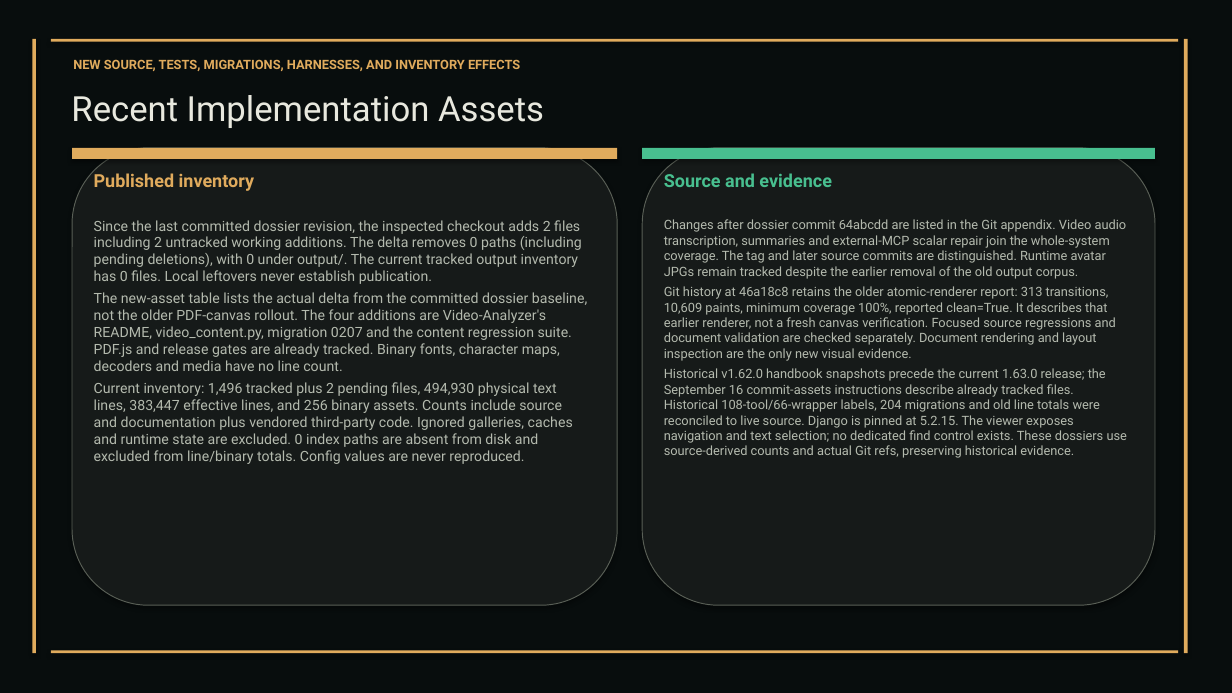
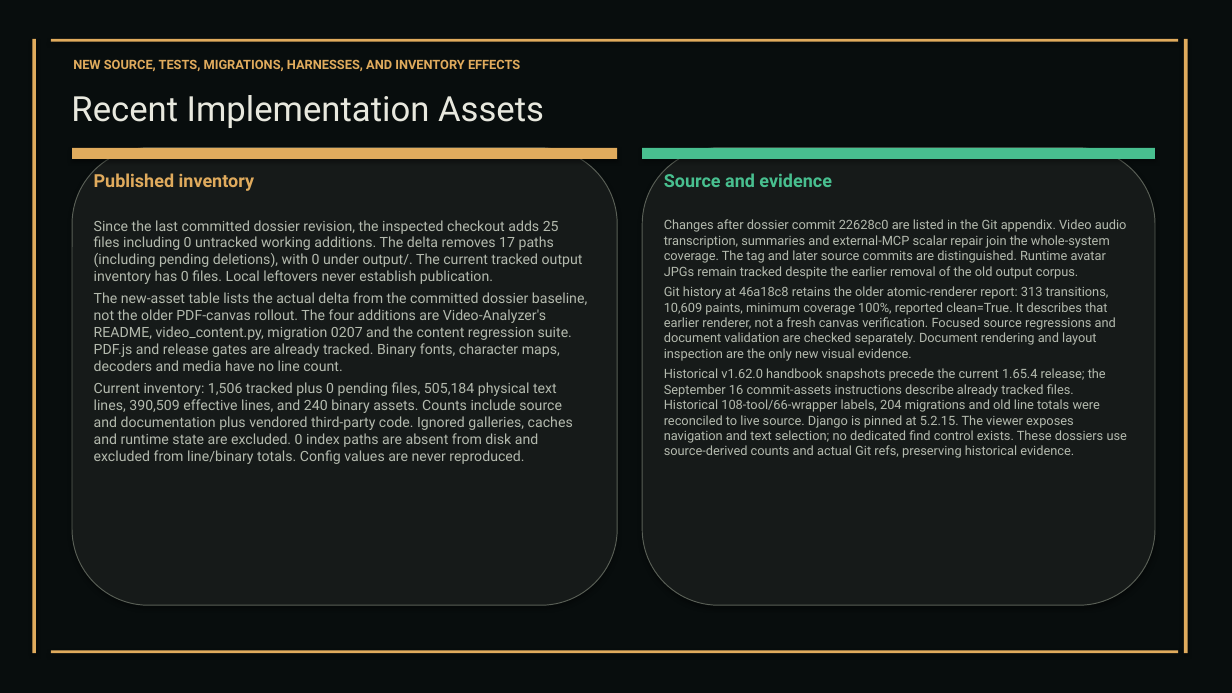
Before and after one commit to XAIHT/Tlamatini, a slide deck: slide 36 of Tlamatini_eXtended_Artificial_Intelligence_Humanly_Tempered.pptx. Drawn at 1232x693 pixels with LibreOffice and Linux fonts; fonts in the diff are those of the drawing. Boxes give left, top, right and bottom in pixels: in the first picture for what was removed or moved away, otherwise in the second. Text is boxed around its words. In the diff, an @@ line names an element or a change of style, - is before the commit and + after.

Commit message:
Bumping visual documentation to 1.65.4, by Tlamatini's-AutoBot.

```diff
--- a/Tlamatini_eXtended_Artificial_Intelligence_Humanly_Tempered.pptx
+++ b/Tlamatini_eXtended_Artificial_Intelligence_Humanly_Tempered.pptx
@@ text at (x1=94, y1=220, x2=583, y2=284): text changed @@
-Since the last committed dossier revision, the inspected checkout adds 2 files including 2 untracked working additions. The delta removes 0 paths (including pending deletions), with 0 under output/. The current tracked output inventory has 0 files. Local leftovers never establish publication.
+Since the last committed dossier revision, the inspected checkout adds 25 files including 0 untracked working additions. The delta removes 17 paths (including pending deletions), with 0 under output/. The current tracked output inventory has 0 files. Local leftovers never establish publication.
@@ text at (x1=664, y1=219, x2=1127, y2=279): text changed @@
-Changes after dossier commit 64abcdd are listed in the Git appendix. Video audio transcription, summaries and external-MCP scalar repair join the whole-system coverage. The tag and later source commits are distinguished. Runtime avatar JPGs remain tracked despite the earlier removal of the old output corpus.
+Changes after dossier commit 22628c0 are listed in the Git appendix. Video audio transcription, summaries and external-MCP scalar repair join the whole-system coverage. The tag and later source commits are distinguished. Runtime avatar JPGs remain tracked despite the earlier removal of the old output corpus.
@@ text at (x1=94, y1=382, x2=573, y2=464): text changed @@
-Current inventory: 1,496 tracked plus 2 pending files, 494,930 physical text lines, 383,447 effective lines, and 256 binary assets. Counts include source and documentation plus vendored third-party code. Ignored galleries, caches and runtime state are excluded. 0 index paths are absent from disk and excluded from line/binary totals. Config values are never reproduced.
+Current inventory: 1,506 tracked plus 0 pending files, 505,184 physical text lines, 390,509 effective lines, and 240 binary assets. Counts include source and documentation plus vendored third-party code. Ignored galleries, caches and runtime state are excluded. 0 index paths are absent from disk and excluded from line/binary totals. Config values are never reproduced.
@@ text at (x1=664, y1=368, x2=1127, y2=458): text changed @@
-Historical v1.62.0 handbook snapshots precede the current 1.63.0 release; the September 16 commit-assets instructions describe already tracked files. Historical 108-tool/66-wrapper labels, 204 migrations and old line totals were reconciled to live source. Django is pinned at 5.2.15. The viewer exposes navigation and text selection; no dedicated find control exists. These dossiers use source-derived counts and actual Git refs, preserving historical evidence.
+Historical v1.62.0 handbook snapshots precede the current 1.65.4 release; the September 16 commit-assets instructions describe already tracked files. Historical 108-tool/66-wrapper labels, 204 migrations and old line totals were reconciled to live source. Django is pinned at 5.2.15. The viewer exposes navigation and text selection; no dedicated find control exists. These dossiers use source-derived counts and actual Git refs, preserving historical evidence.
```
Also in this commit, not shown: 72 other slides changed, 9 slides added, 1 slide removed, 2 other files.
